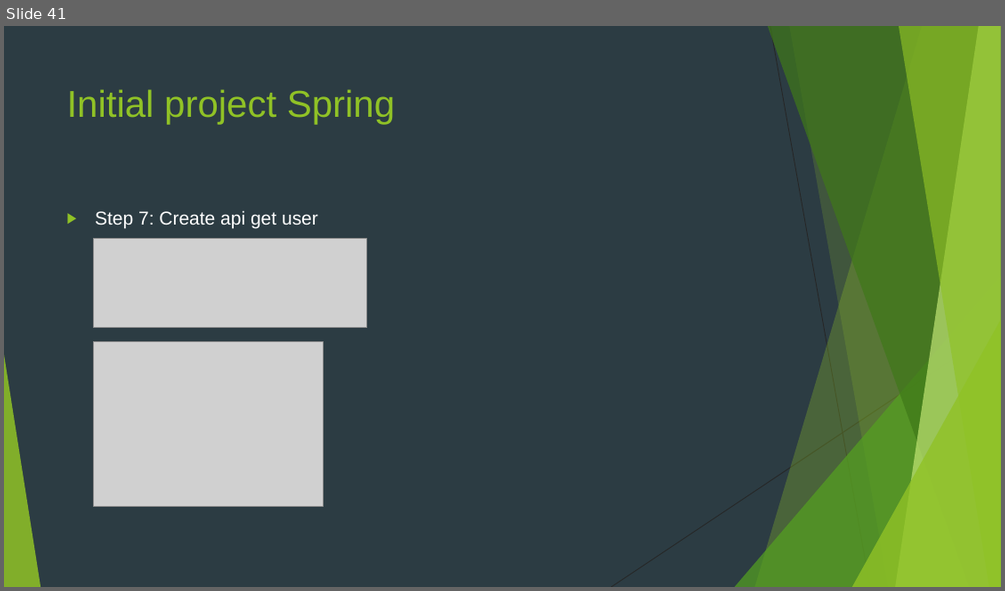
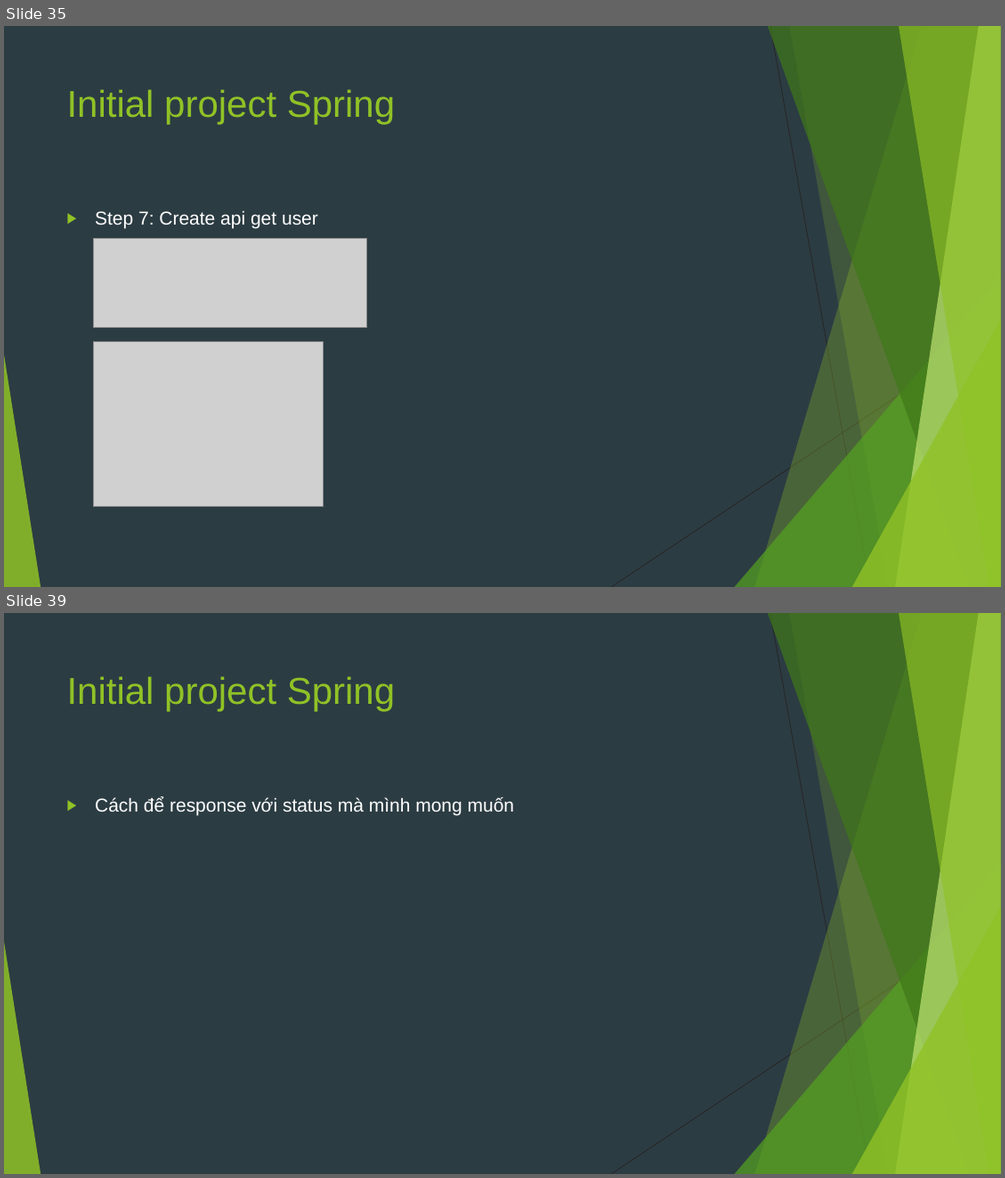
Before and after one commit to sobbingwind/SpringBoot, a slide deck: 02.RESTful API.pptx. Shown one above the other, each under a label of ours: slide 41 before the commit, slides 35 and 39 after it; the slides between them are not shown. The pictures are 1005x591 and 1005x1178 pixels, drawn with LibreOffice and Linux fonts; fonts in the diff are those of the drawing; grey boxes stand for pictures. Boxes give left, top, right and bottom in pixels: in the first picture for what was removed or moved away, otherwise in the second. Text is boxed around its words. In the diff, an @@ line names an element or a change of style, - is before the commit and + after.

```diff
--- a/02.RESTful API.pptx
+++ b/02.RESTful API.pptx
@@ slide 39 added at (4,613,1001,1174), background #2C3C43; not listed: 10 template elements that a slide beside it also shows @@
@@ title added at (67,676,395,711), 36 pt, text #90C226 @@
+Initial project Spring
@@ text added at (95,797,515,816), 18 pt, text #FFFFFF @@
+▶ Cách để response với status mà mình mong muốn
@@ what was slide 41 is now slide 35 @@
```
Also in this commit, not shown: 3 slides changed, 1 other slide added, 6 slides removed.
